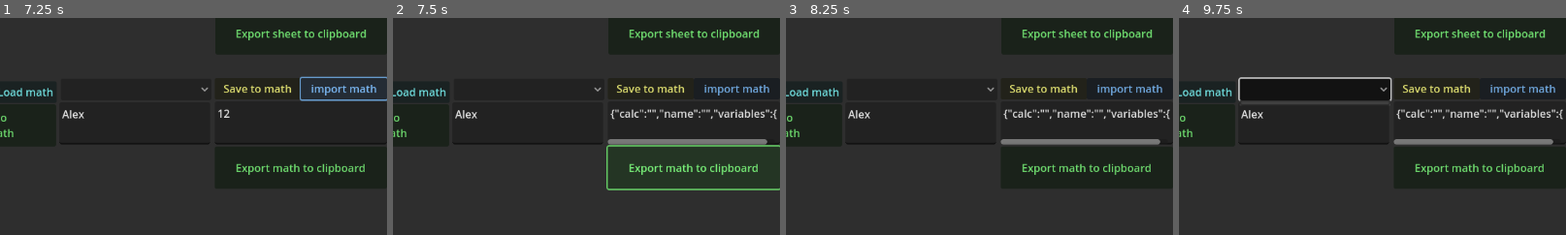
Above: before the commit, frames 1-4 (left to right).
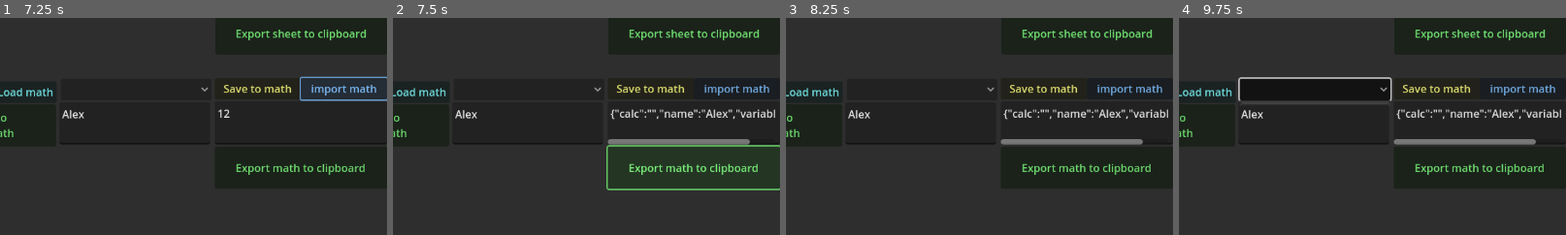
Above: after the commit, the same moments.

Repository: Random31234/huge-numbers-2.0
Game: Godot game, scene res://scenes/main.tscn
The game is run twice, just before and just after one commit, with the same random seed, the same clock (stepped at 60 frames per second) and the same inputs.
Inputs (mouse positions are % of the whole screen's width and height, from its top left):
- Up to frame 1 (7.25 s): click (9, 90) at 0.52 s; type "Alex" at 0.6 s; click (67, 48) at 0.75 s; type "Alex" at 0.83 s; click (89, 48) at 0.98 s; type "12" at 1.07 s; click (89, 17) at 1.27 s; type "12" at 1.35 s; click (67, 17) at 1.5 s; type "Alex" at 1.58 s; click "Load math" at 2 s; click "Save to new math" at 2.75 s; click "Save to math" at 3.5 s; click "Export sheet to clipboard" at 4.25 s; click "Print stat" at 5 s; click (68, 40) at 5.75 s; click "import math" at 6.5 s
- Up to frame 2 (7.5 s): click "Export math to clipboard" at 7.25 s
- Up to frame 3 (8.25 s): click "import sheet" at 8 s
- Up to frame 4 (9.75 s): click "Print stat" at 8.75 s; click (68, 40) at 9.5 s
The pictures show only the part of the screen within x 50-100%, y 23-73%; the shares and areas given below are measured in that part.

Frame 1 is identical in both runs. In frame 2, 0.6% of the frame differs, in the area x 80-100%, y 41-59%; in frame 3, 0.6%; in frame 4, 0.6%.
Error before the commit: Invalid access to property or key 'calc' on a base object of type 'float'. (res://scripts/Save)
Error after the commit: Invalid access to property or key 'selected' on a base object of type 'Nil'. (res://scripts/Save)

Commit message:
Set up buttons
Work on the finishing of the save system for maths is almost complete

Diff:
--- a/scenes/main.tscn
+++ b/scenes/main.tscn
@@ -1013,9 +1013,10 @@
 [connection signal="button_down" from="TabContainer/maths/calculations/input system/calculation button" to="TabContainer/maths/calculations/input system" method="pressed"]
 [connection signal="text_changed" from="TabContainer/maths/calculations/TextEdit" to="TabContainer/maths/calculations/TextEdit" method="updateVal"]
 [connection signal="updateValue" from="TabContainer/maths/calculations/TextEdit" to="TabContainer/maths" method="setCalc"]
-[connection signal="button_down" from="TabContainer/Save/maths/load maths" to="." method="loadMaths"]
-[connection signal="button_down" from="TabContainer/Save/maths/save to new math" to="." method="saveNewMath"]
-[connection signal="button_down" from="TabContainer/Save/maths/Save calculation" to="." method="saveMath"]
+[connection signal="button_down" from="TabContainer/Save/maths/load maths" to="TabContainer/Save/maths" method="loadMath"]
+[connection signal="button_down" from="TabContainer/Save/maths/save to new math" to="TabContainer/Save/maths" method="saveNewMath"]
+[connection signal="button_down" from="TabContainer/Save/maths/delete math" to="TabContainer/Save/maths" method="deleteMath"]
+[connection signal="button_down" from="TabContainer/Save/maths/Save calculation" to="TabContainer/Save/maths" method="saveToMath"]
 [connection signal="button_down" from="TabContainer/Save/maths/import calculation" to="TabContainer/Save/maths" method="importFromIEB"]
 [connection signal="button_down" from="TabContainer/Save/maths/export math" to="TabContainer/Save/maths" method="exportToClipboard"]
 [connection signal="button_down" from="TabContainer/Save/sheets/Save stats" to="." method="saveStats"]
--- a/scripts/Save systems/saveMath.gd
+++ b/scripts/Save systems/saveMath.gd
@@ -20,6 +20,17 @@
 func deleteMath():
 	m.maths.remove_at(mathsOptions.selected)
 
+
+func loadMath():
+	m.m = m.maths[mathsOptions.selected]
+
+func saveToMath():
+	m.maths[mathsOptions.selected] = m.m
+
+func saveNewMath():
+	m.m.name = nameBox.text
+
+	m.maths.append(m.m)
 
 #helper functions
 func import(e:String):
